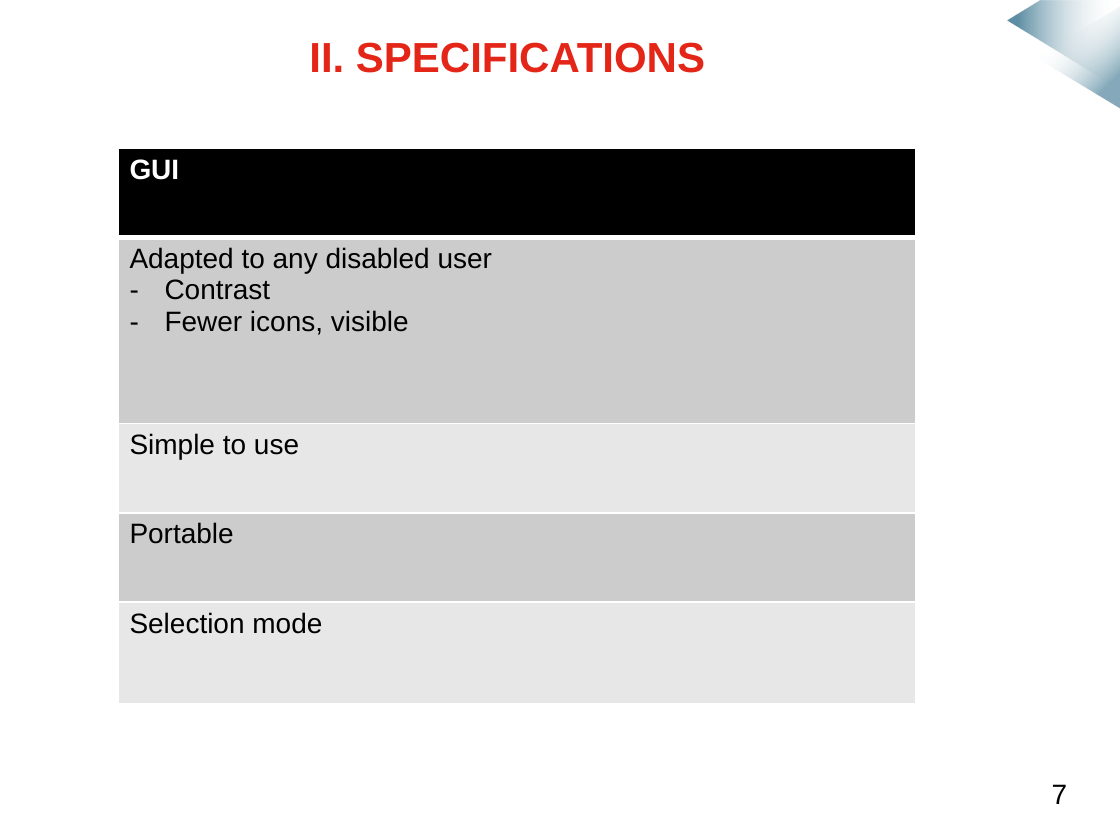
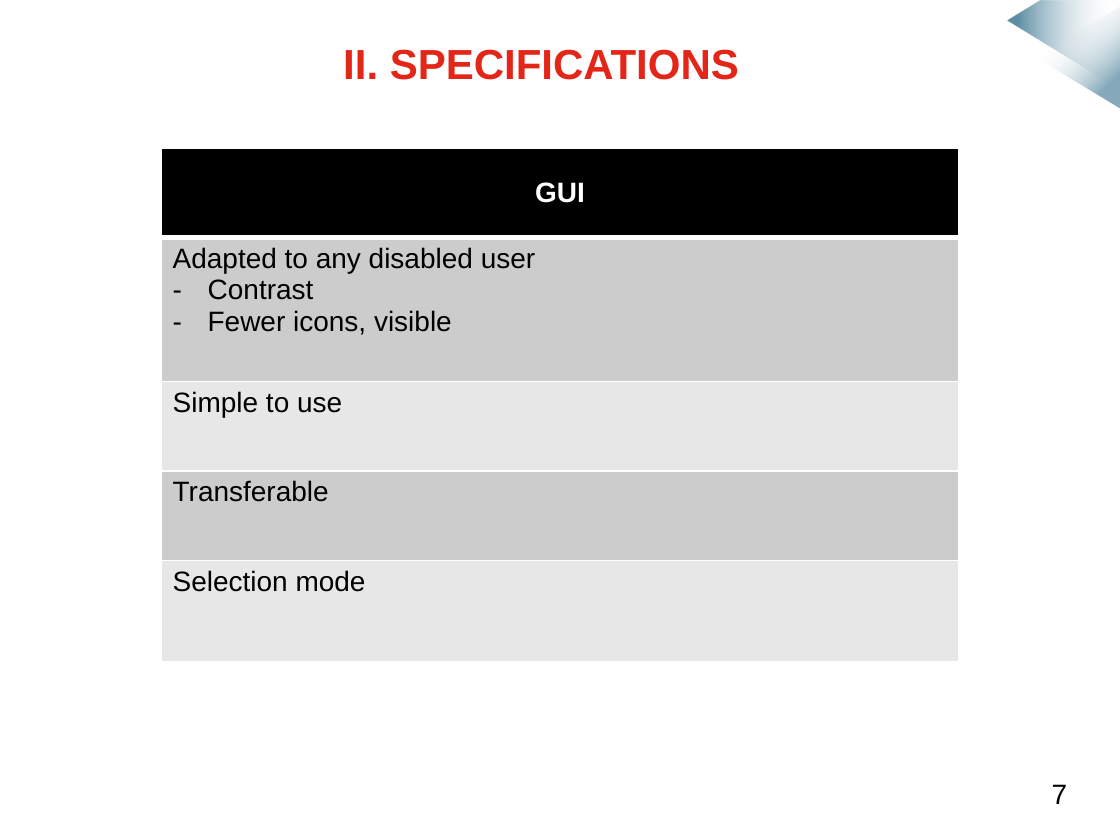
Before and after one commit to mmeven/EP_Domotique_Tablette, a slide deck: slide 7 of Rendu/Diapo_prototype_janvier.pptx. Drawn at 1120x840 pixels with LibreOffice and Linux fonts; fonts in the diff are those of the drawing; background and template pictures are left out. Boxes give left, top, right and bottom in pixels: in the first picture for what was removed or moved away, otherwise in the second. Text is boxed around its words. In the diff, an @@ line names an element or a change of style, - is before the commit and + after.

```diff
--- a/Rendu/Diapo_prototype_janvier.pptx
+++ b/Rendu/Diapo_prototype_janvier.pptx
@@ title "II. SPECIFICATIONS" moved from (x1=309, y1=42, x2=705, y2=73) to (x1=343, y1=49, x2=739, y2=80) @@
@@ table at (x1=161, y1=148, x2=959, y2=661) @@
-row 4, column 1: Portable
+row 4, column 1: Transferable
@@ alignment left to centre @@
@@ table resized from (x1=119, y1=148, x2=916, y2=703) to (x1=161, y1=148, x2=959, y2=661) @@
```
Also in this commit, not shown: 6 other slides changed, 12 other files.
